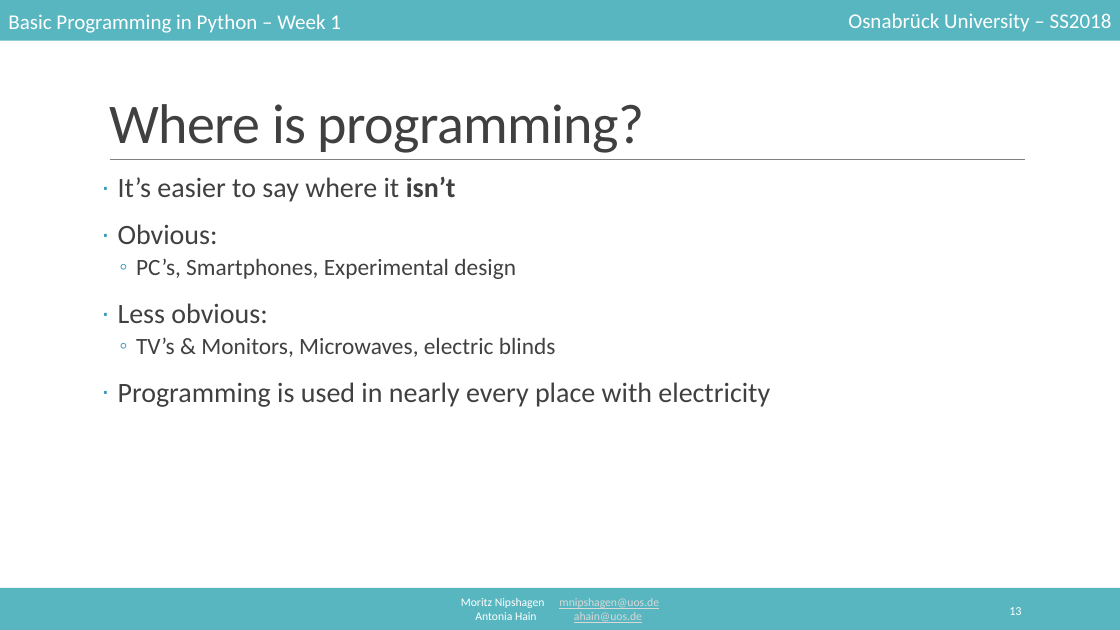
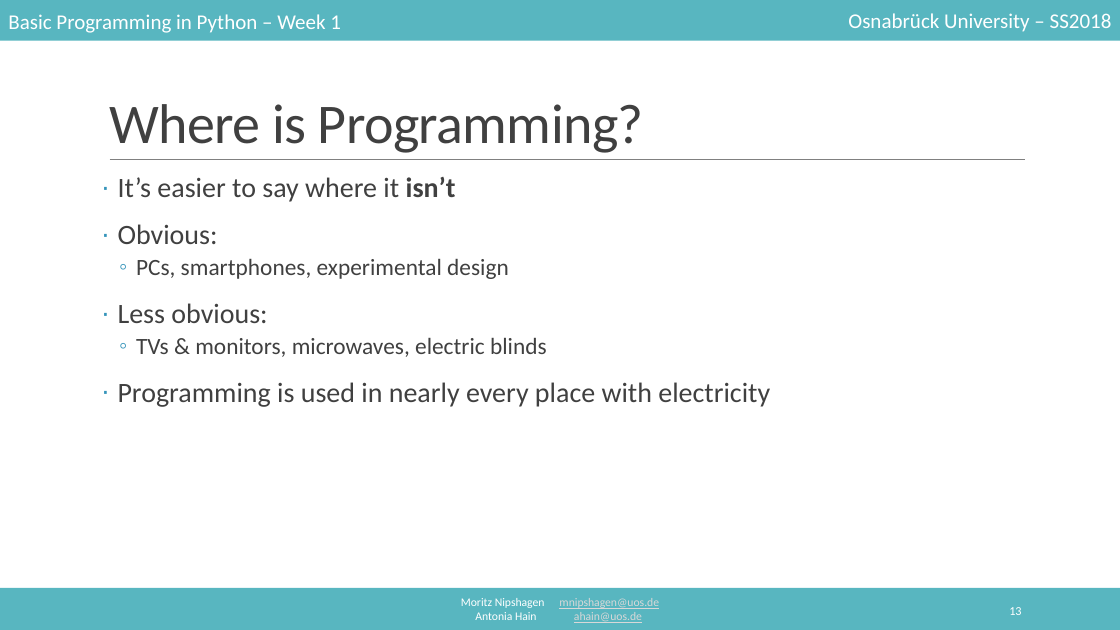
Before and after one commit to mnipshagen/monty, a slide deck: slide 13 of 2018/01/Hello_World.pptx. Drawn at 1120x630 pixels with LibreOffice and Linux fonts; fonts in the diff are those of the drawing. Boxes give left, top, right and bottom in pixels: in the first picture for what was removed or moved away, otherwise in the second. Text is boxed around its words. In the diff, an @@ line names an element or a change of style, - is before the commit and + after.

```diff
--- a/2018/01/Hello_World.pptx
+++ b/2018/01/Hello_World.pptx
@@ title at (109, 104, 644, 153): text changed @@
-Where is programming?
+Where is Programming?
@@ text at (136, 259, 509, 279): text changed @@
-  ◦ PC’s, Smartphones, Experimental design
+  ◦ PCs, smartphones, experimental design
@@ text at (136, 338, 547, 357): text changed @@
-  ◦ TV’s & Monitors, Microwaves, electric blinds
+  ◦ TVs & monitors, microwaves, electric blinds
```
Also in this commit, not shown: 13 other slides changed, 3 slides added, 1 slide removed, 2 other files.
